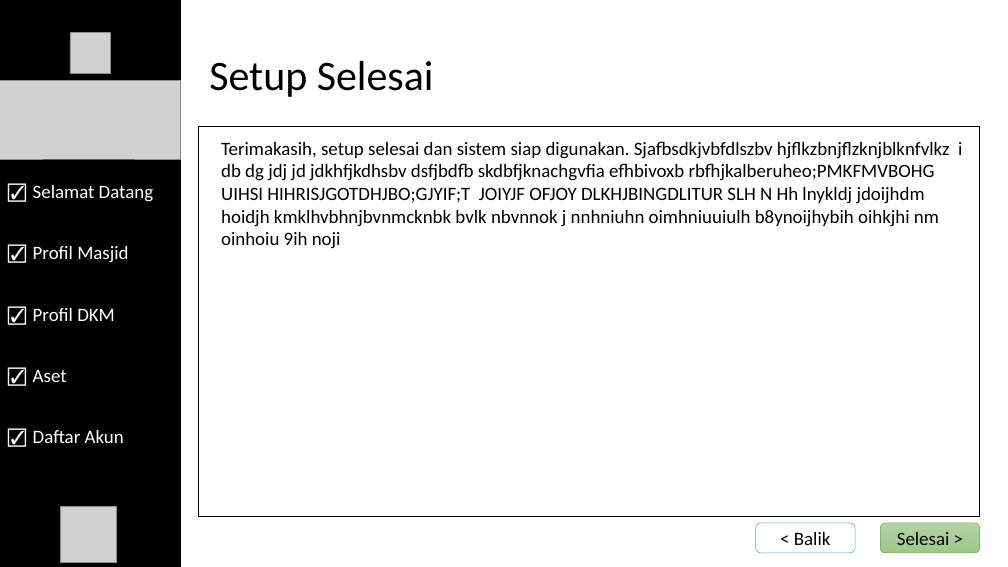
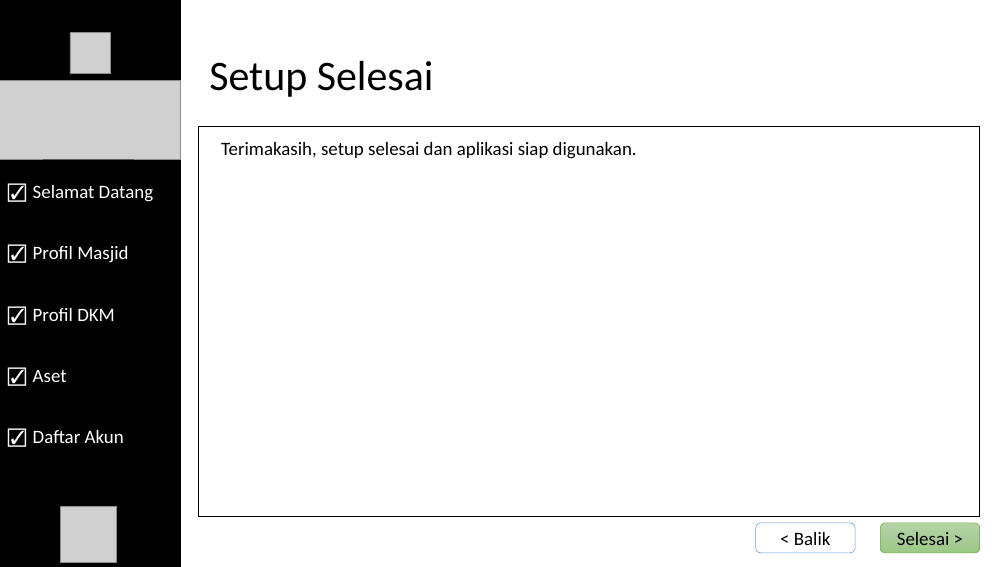
Before and after one commit to RizkiTH/Sistem-Informasi-Akuntansi-Masjid_Desain, a slide deck: slide 17 of Desain/4. Wareframe/Wareframe Mosacc.pptx. Drawn at 1008x567 pixels with LibreOffice and Linux fonts; fonts in the diff are those of the drawing; grey boxes stand for pictures. Boxes give left, top, right and bottom in pixels: in the first picture for what was removed or moved away, otherwise in the second. Text is boxed around its words. In the diff, an @@ line names an element or a change of style, - is before the commit and + after.

```diff
--- a/Desain/4. Wareframe/Wareframe Mosacc.pptx
+++ b/Desain/4. Wareframe/Wareframe Mosacc.pptx
@@ text at (221,142,637,159): text changed @@
-Terimakasih, setup selesai dan sistem siap digunakan. Sjafbsdkjvbfdlszbv hjflkzbnjflzknjblknfvlkz i db dg jdj jd jdkhfjkdhsbv dsfjbdfb skdbfjknachgvfia efhbivoxb rbfhjkalberuheo;PMKFMVBOHG UIHSI HIHRISJGOTDHJBO;GJYIF;T JOIYJF OFJOY DLKHJBINGDLITUR SLH N Hh lnykldj jdoijhdm hoidjh kmklhvbhnjbvnmcknbk bvlk nbvnnok j nnhniuhn oimhniuuiulh b8ynoijhybih oihkjhi nm oinhoiu 9ih noji
+Terimakasih, setup selesai dan aplikasi siap digunakan.
```
Also in this commit, not shown: 1 other slide changed, 2 other files.
